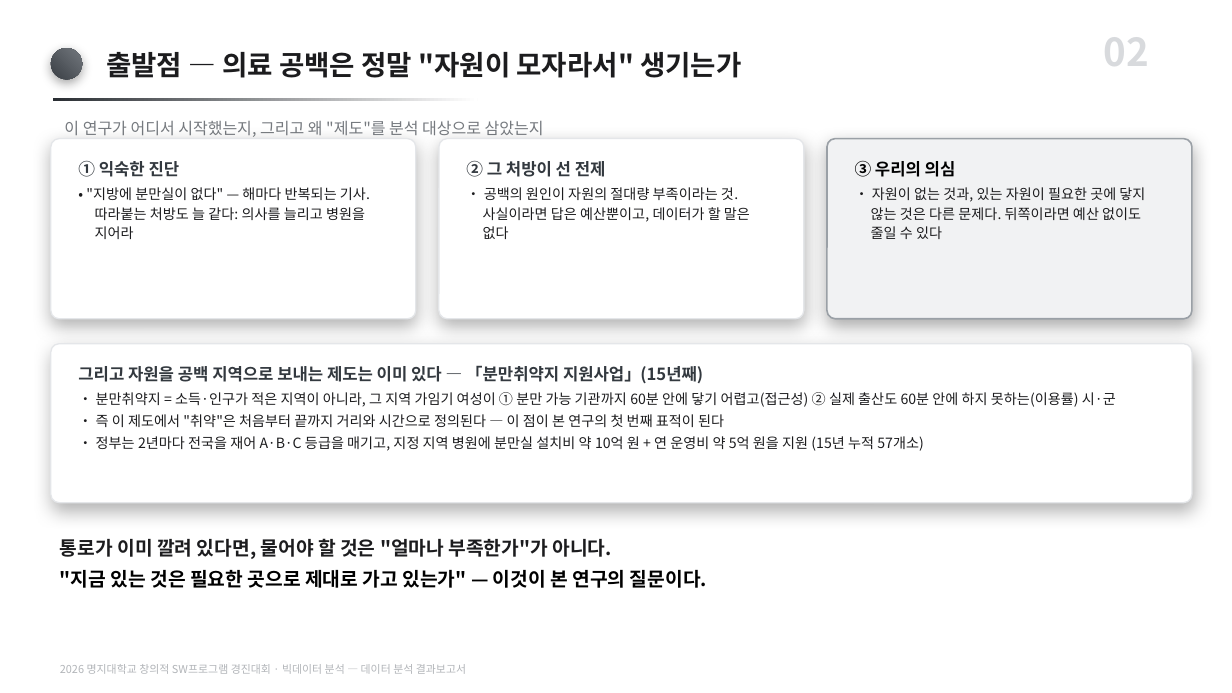
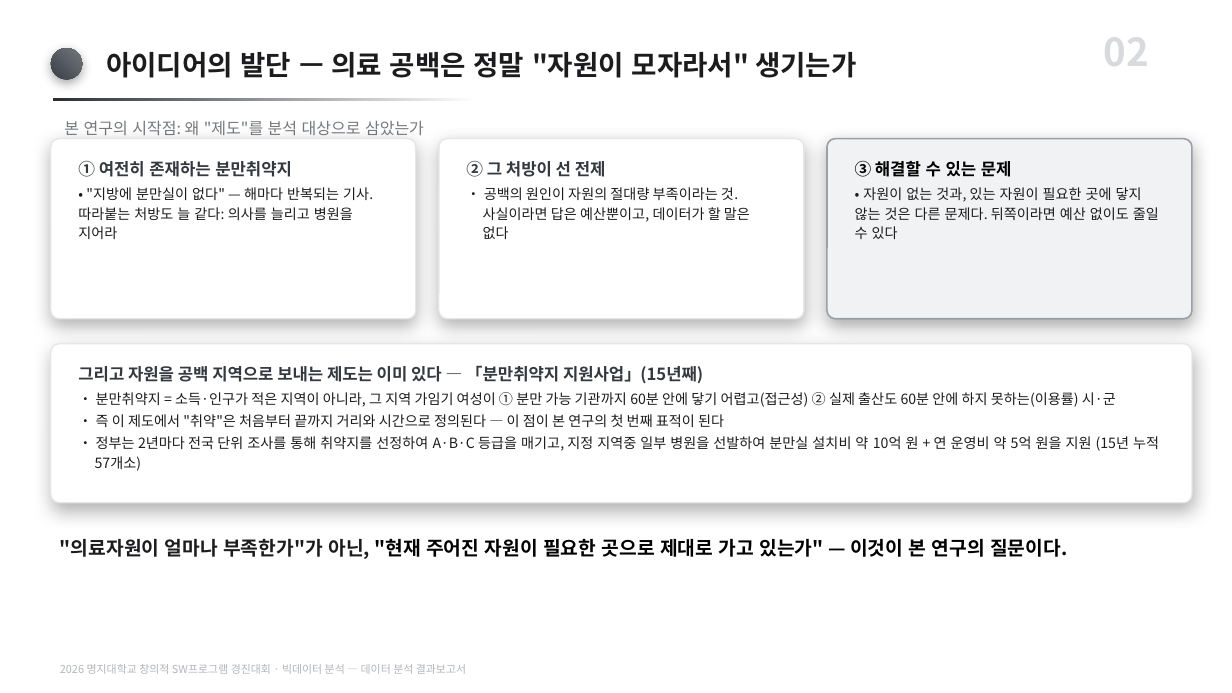
Before and after one commit to karvvan/maternity-care-policy-audit, a slide deck: slide 2 of 04_제출물/데이터분석_결과보고서.pptx. Drawn at 1232x693 pixels with LibreOffice and Linux fonts; fonts in the diff are those of the drawing. Boxes give left, top, right and bottom in pixels: in the first picture for what was removed or moved away, otherwise in the second. Text is boxed around its words. In the diff, an @@ line names an element or a change of style, - is before the commit and + after.

Commit message:
발단 프레이밍 수정 — 자원 부족을 부정하지 않는다
"의료 공백은 자원이 모자라서 생기는가"는 잘못된 이분법이었다. 부족은 실재하고,
확충은 필요하다. 문제는 그것이 유일한 원인인지다.

보고서
- §1.1 재작성. "이 처방은 옳다"를 먼저 인정한 뒤, 부족(㉠)과 배분(㉡)을
  분리하고 둘이 동시에 성립함을 밝힘. 해법과 '데이터가 답할 수 있는가'를
  표로 대비시켜, 본 연구가 ㉡을 맡는 이유가 ㉠이 틀려서가 아니라 ㉡이
  검증된 적 없기 때문임을 명시.
- §1.6 재작성. 예산 증액을 부정하는 대신 '역할의 분리'로 방어선을 바꿈.
- §10.1 답을 "그것만은 아니다" → "부족과 별개로 배분 문제가 함께 존재한다"로.
- 논증 흐름 표 발단 행 수정. 25쪽 → 26쪽.

PPT 생성기 (양쪽)
- 발단 슬라이드를 같은 논리로 교체.
- 사용자가 PowerPoint에서 직접 고친 문구를 생성기에 역반영:
  '출발점' → '아이디어의 발단', '① 익숙한 진단' → '① 여전히 존재하는
  분만취약지', '③ 우리의 의심' → '③ 해결할 수 있는 문제'.
  생성기가 사용자 편집을 되돌리지 않게 한다.

제출본 PPT는 편집 중이므로 건드리지 않았다. 계획서만 staging에 생성.

```diff
--- a/04_제출물/데이터분석_결과보고서.pptx
+++ b/04_제출물/데이터분석_결과보고서.pptx
@@ text at [106, 52, 856, 78]: text changed @@
-출발점 — 의료 공백은 정말 "자원이 모자라서" 생기는가
+아이디어의 발단 — 의료 공백은 정말 "자원이 모자라서" 생기는가
@@ text at [64, 121, 424, 135]: text changed @@
-이 연구가 어디서 시작했는지, 그리고 왜 "제도"를 분석 대상으로 삼았는지
+본 연구의 시작점: 왜 "제도"를 분석 대상으로 삼았는가
@@ text at [78, 161, 292, 177]: text changed @@
-① 익숙한 진단
+① 여전히 존재하는 분만취약지
@@ text at [855, 160, 1012, 177]: text changed @@
-③ 우리의 의심
+③ 해결할 수 있는 문제
@@ text at [78, 187, 373, 239]: indent changed; more space between paragraphs @@
@@ text at [855, 187, 1159, 239]: indent changed; more space between paragraphs @@
@@ text at [95, 436, 1159, 471]: text changed @@
-• 정부는 2년마다 전국을 재어 A·B·C 등급을 매기고, 지정 지역 병원에 분만실 설치비 약 10억 원 + 연 운영비 약 5억 원을 지원 (15년 누적 57개소)
+• 정부는 2년마다 전국 단위 조사를 통해 취약지를 선정하여 A·B·C 등급을 매기고, 지정 지역중 일부 병원을 선발하여 분만실 설치비 약 10억 원 + 연 운영비 약 5억 원을 지원 (15년 누적 57개소)
@@ text at [60, 539, 1067, 559]: text changed @@
-통로가 이미 깔려 있다면, 물어야 할 것은 "얼마나 부족한가"가 아니다.
-"지금 있는 것은 필요한 곳으로 제대로 가고 있는가" — 이것이 본 연구의 질문이다.
+"의료자원이 얼마나 부족한가"가 아닌, "현재 주어진 자원이 필요한 곳으로 제대로 가고 있는가" — 이것이 본 연구의 질문이다.
```
Also in this commit, not shown: 6 other files.
